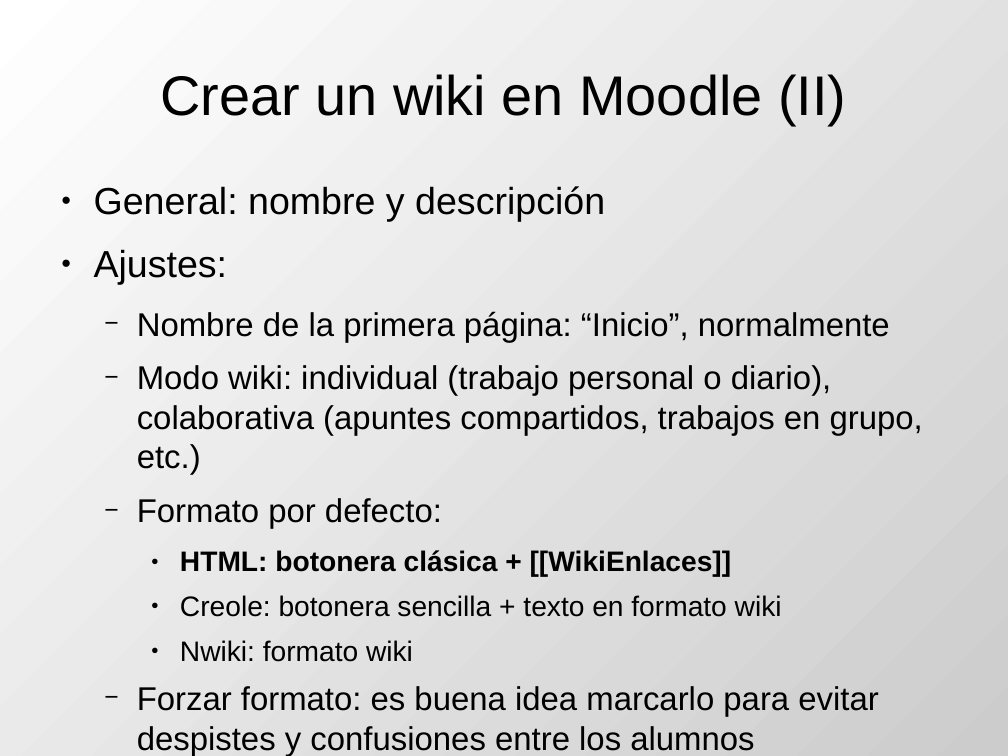
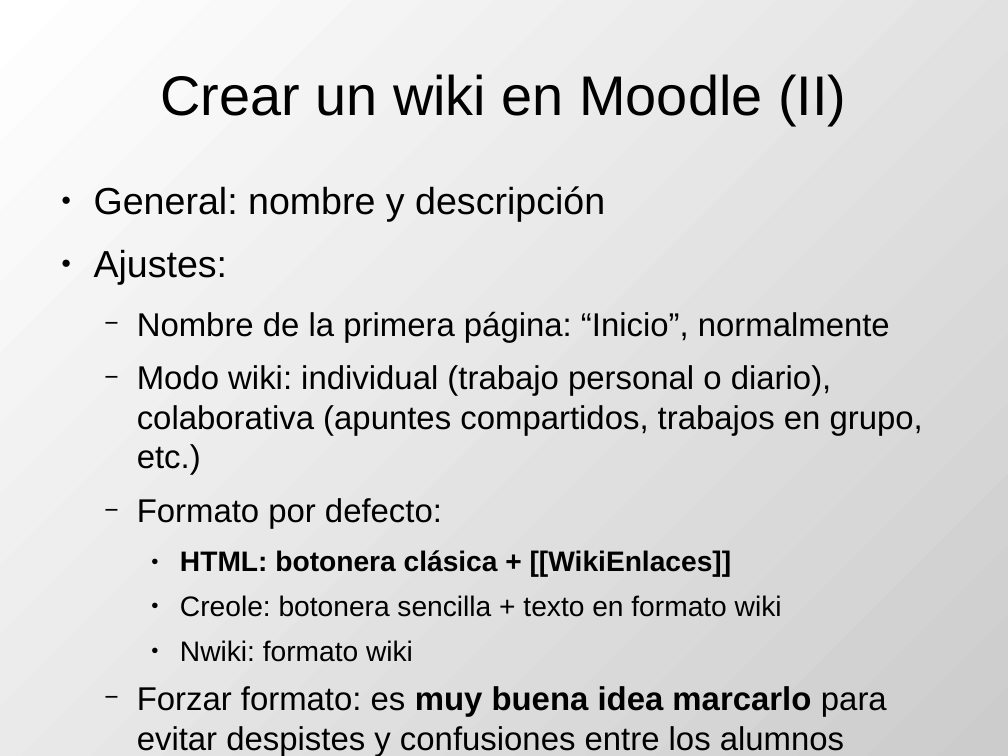
Before and after one commit to DrPantera/wikis4education, a slide deck: slide 5 of uca-2017/tema-3-WikisEnMoodle.odp. Drawn at 1008x756 pixels with LibreOffice and Linux fonts; fonts in the diff are those of the drawing. Boxes give left, top, right and bottom in pixels: in the first picture for what was removed or moved away, otherwise in the second. Text is boxed around its words. In the diff, an @@ line names an element or a change of style, - is before the commit and + after.

```diff
--- a/uca-2017/tema-3-WikisEnMoodle.odp
+++ b/uca-2017/tema-3-WikisEnMoodle.odp
@@ text at (137,686,887,756): text changed @@
-  − Forzar formato: es buena idea marcarlo para evitar despistes y confusiones entre los alumnos
+  − Forzar formato: es muy buena idea marcarlo para evitar despistes y confusiones entre los alumnos
```
Also in this commit, not shown: 1 other file.
